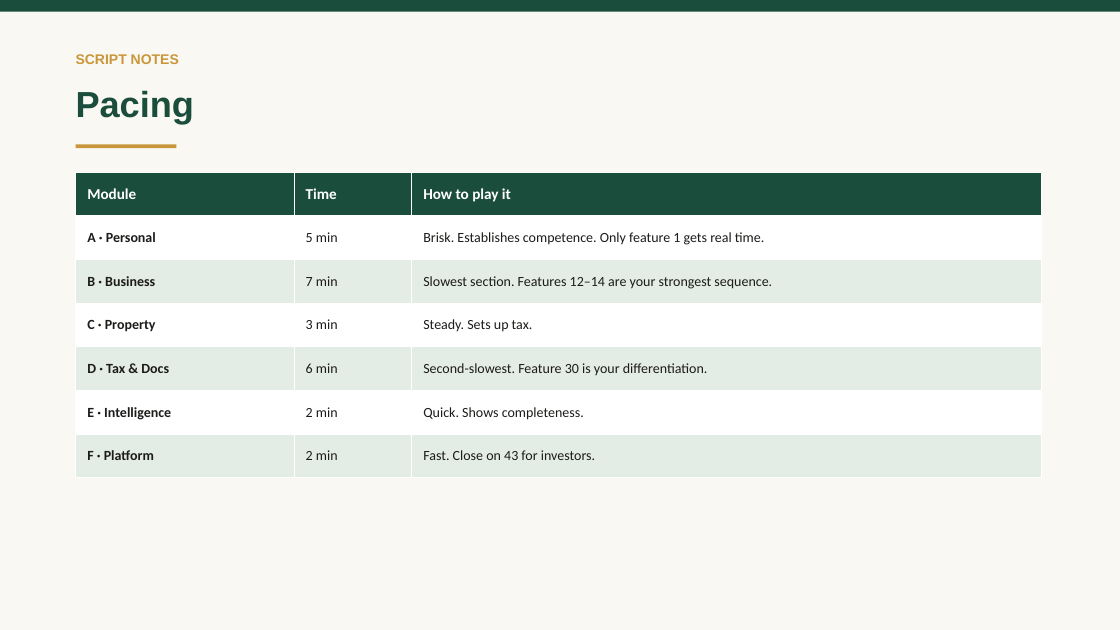
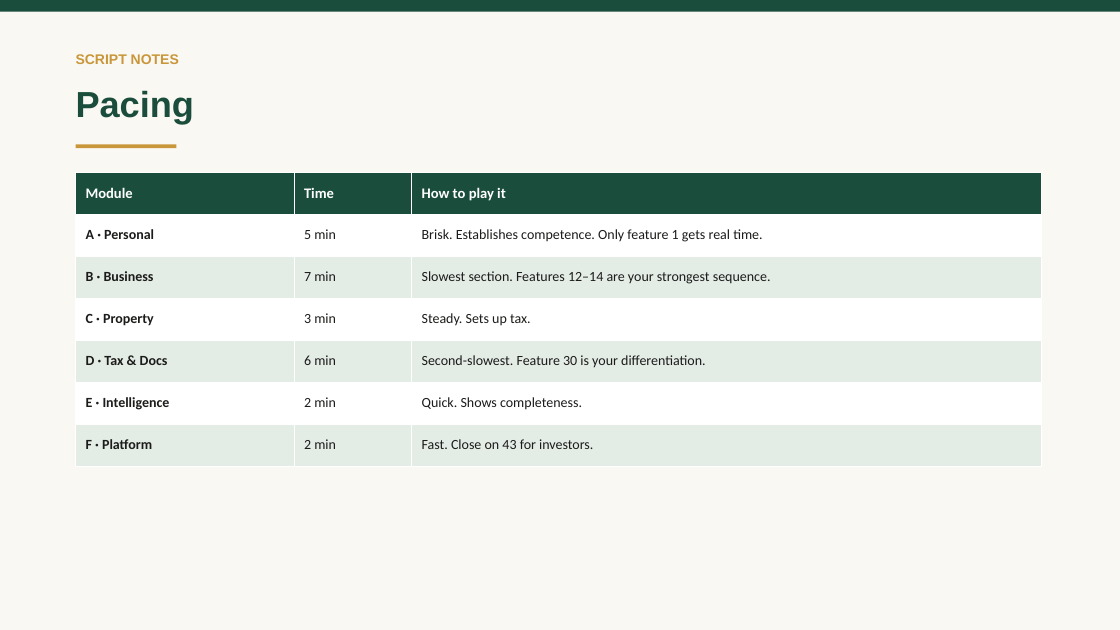
Before and after one commit to vadlapatlasuresh/my-wealth-management, a slide deck: slide 72 of DOCUMENTATION/TerraVest-Showcase-Deck.pptx (slide 65 before the commit). Drawn at 1120x630 pixels with LibreOffice and Linux fonts; fonts in the diff are those of the drawing. Boxes give left, top, right and bottom in pixels: in the first picture for what was removed or moved away, otherwise in the second. Text is boxed around its words. In the diff, an @@ line names an element or a change of style, - is before the commit and + after.

```diff
--- a/DOCUMENTATION/TerraVest-Showcase-Deck.pptx
+++ b/DOCUMENTATION/TerraVest-Showcase-Deck.pptx
@@ table at [76, 172, 1042, 466] @@
@@ size 13 to 12.5 pt in "Module", "Time", "How to play it" @@
```
Also in this commit, not shown: 11 other slides changed, 7 slides added, 18 other files.
